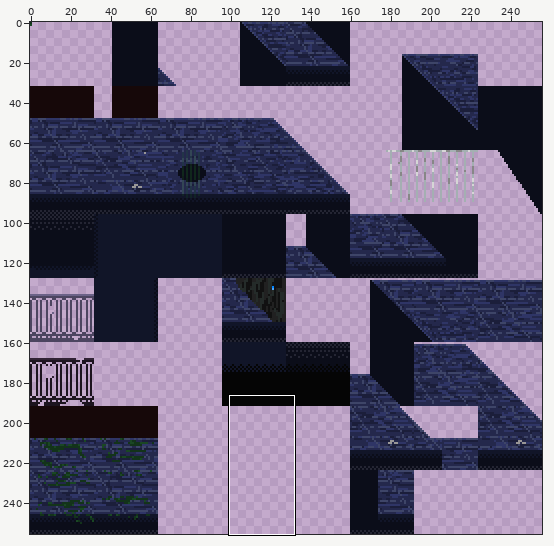
One commit to this sprite sheet: CasaDesDiamantes/sprites/streetTiles_spr/1bfb3df4-e099-4057-ac77-359769abf679.png. Above: a wide view before the commit, with the close-up outlined.
Close-up. Before:
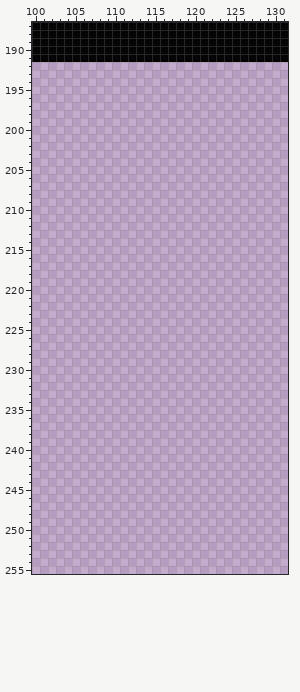
The file is 256x256 pixels. Colours within 5 levels of each other are drawn and written as one. Shown: x 100..131, y 187..255. The commit also changed other parts of the picture, which this record leaves out.
The result:
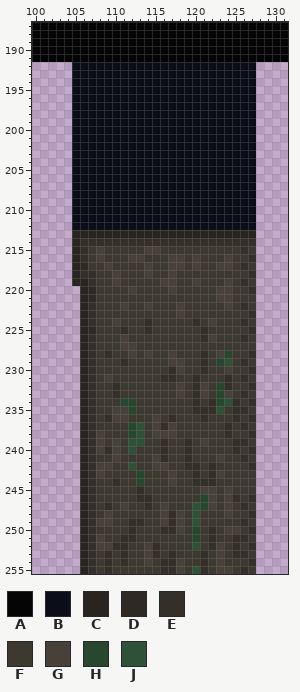
Palette (. is transparent): A #050505  B #0b0d19  C #28241f  D #2e2923  E #342f28  F #3d3830  G #474139  H #28472f  J #2f5138
What changed:
Changed rows in their new state; - is an unchanged pixel.
first column x 105:
192 BBBBBBBBBBBBBBBBBBBBBBB
193 BBBBBBBBBBBBBBBBBBBBBBB
194 BBBBBBBBBBBBBBBBBBBBBBB
195 BBBBBBBBBBBBBBBBBBBBBBB
196 BBBBBBBBBBBBBBBBBBBBBBB
197 BBBBBBBBBBBBBBBBBBBBBBB
198 BBBBBBBBBBBBBBBBBBBBBBB
199 BBBBBBBBBBBBBBBBBBBBBBB
200 BBBBBBBBBBBBBBBBBBBBBBB
201 BBBBBBBBBBBBBBBBBBBBBBB
202 BBBBBBBBBBBBBBBBBBBBBBB
203 BBBBBBBBBBBBBBBBBBBBBBB
204 BBBBBBBBBBBBBBBBBBBBBBB
205 BBBBBBBBBBBBBBBBBBBBBBB
206 BBBBBBBBBBBBBBBBBBBBBBB
207 BBBBBBBBBBBBBBBBBBBBBBB
208 BBBBBBBBBBBBBBBBBBBBBBB
209 BBBBBBBBBBBBBBBBBBBBBBB
210 BBBBBBBBBBBBBBBBBBBBBBB
211 BBBBBBBBBBBBBBBBBBBBBBB
212 BBBBBBBBBBBBBBBBBBBBBBB
213 CCCCCCCCCCCCCCCCCCCCCCC
214 CEEEEEEEEEEEEEEEEEEEEEE
215 CEFGFFFFFGGFFFFFFFFFFEF
216 CEFGFFFGGFFFGGFGFFFGFFE
217 CDFFGFFFFGFFGGFGFFGGFEF
218 CEEFFGFFFGFFGFFFFFFFFFE
219 CCEFFGFFFFFGGFFGFFFGFEF
220 -CDFFFFGFFFFGFFFFFGGFFE
221 -CDFFFFFFFFFFFFFFFGGFFF
222 -CEFFFGFFGFFFGFFFFFGFEF
223 -CEFFFFFFFFFFGFFFFFFFFE
224 -CEFFGFFFEFFFFFEFGFFFEF
225 -CDFFFEFFEFFFFFFEFFFFFE
226 -CEFFFGFFFFFFFFFEGFFFEF
227 -CEFFFGGFFFFFFFFFFFFFFF
228 -CEFEFFGFGFFGFFFEFGHFFE
229 -CEFFFEFFFFFGGFFEFHJFEF
230 -CEFFFFFFFFFEGFFEFFGFFE
231 -CEFGFFFFFFEEFFEFFFEFEF
232 -CEFFEFFFFFFFGFEGFHEFFE
233 -CEFFEFFFFFFFGFEGFHGFEF
234 -CEFFFHHFFFFFFFEFEHJEFE
235 -CEFFGGHFFFFFFFEEEJFEEF
236 -CEFEGGFFFGFEFFFEFFFEFE
237 -CEFFFFHJFGEGFFFFFFEFEF
238 -CEGFFFHJFGGGFFFFFFEFFE
239 -CEGFGFJJFFEFFEFGFFFEEF
240 -CEGEGFJFFFEFFEFFFFFEFE
241 -CEFFGFFFFGEFFEFFFGFFEF
242 -CEGGFFJFFGGFFEEFEFFFFE
243 -CEGFFFFHFFFGFFEFEGFFFF
244 -CEFFEFFHFFFGFFEEEFFFFF
245 -CEFFFFFEFFFFFFFGGFGFFF
246 -CEFFFFFEEFFFFFFHGFGEFE
247 -CEFEFGFFEFGFFFJHGFGFEF
248 -CEFGFFFFFFGEGFJFFFGFFE
249 -CEGGFFEEFFGEGFJFFFFFEF
250 -CEFFFFEFFFEEGFHFEFGGFE
251 -CEGFFEEFFFFFFFHFEFFEEF
252 -CEGGEEFFGEFFFFJFEGFEFE
253 -CEFEFEFFGEFEFFFEFGFEEF
254 -CEFEFEFFGFEEGFFEFGFFFE
255 -CEFEFFFFFFEEGFJEFGGFEF
Changed places in both close-ups, as pixel boxes (x1, y1, x2, y2):
added: (72, 62, 256, 574)
